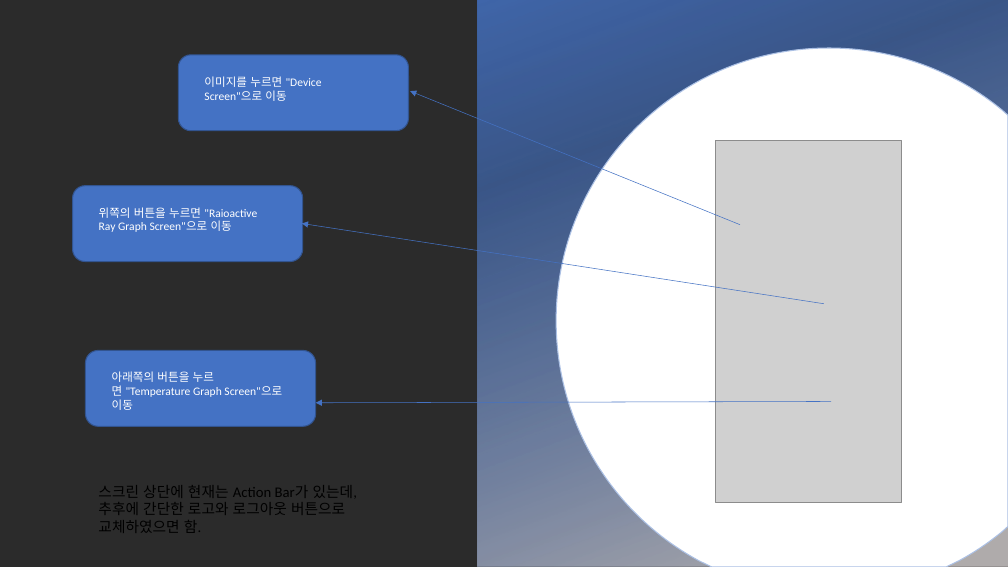
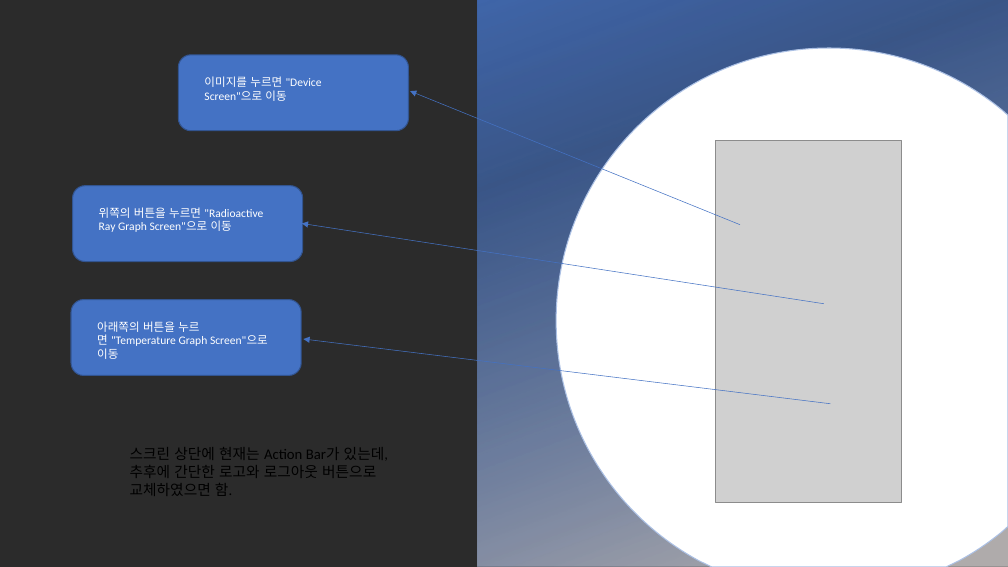
Before and after one commit to yjin910/Technonia_i_app, a slide deck: slide 3 of App_UI_design.pptx. Drawn at 1008x567 pixels with LibreOffice and Linux fonts; fonts in the diff are those of the drawing; grey boxes stand for pictures; background and template pictures are left out; a plain dark background stands for a picture behind light text. Boxes give left, top, right and bottom in pixels: in the first picture for what was removed or moved away, otherwise in the second. Text is boxed around its words. In the diff, an @@ line names an element or a change of style, - is before the commit and + after.

```diff
--- a/App_UI_design.pptx
+++ b/App_UI_design.pptx
@@ text at (x1=99, y1=207, x2=263, y2=232): text changed @@
-위쪽의 버튼을 누르면 "Raioactive Ray Graph Screen"으로 이동
+위쪽의 버튼을 누르면 "Radioactive Ray Graph Screen"으로 이동
@@ rounded rectangle moved from (x1=85, y1=350, x2=315, y2=426) to (x1=71, y1=299, x2=301, y2=375) @@
@@ text "아래쪽의 버튼을 누르면 "Temperature Graph ..." moved from (x1=112, y1=371, x2=282, y2=410) to (x1=97, y1=321, x2=268, y2=359) @@
@@ arrow moved from (831, 402) - (315, 403) to (830, 404) - (303, 339) @@
@@ text "스크린 상단에 현재는 Action Bar가 ..." moved from (x1=98, y1=485, x2=357, y2=533) to (x1=130, y1=447, x2=388, y2=496) @@
```
Also in this commit, not shown: 2 other slides changed, 6 slides added, 3 other files.
